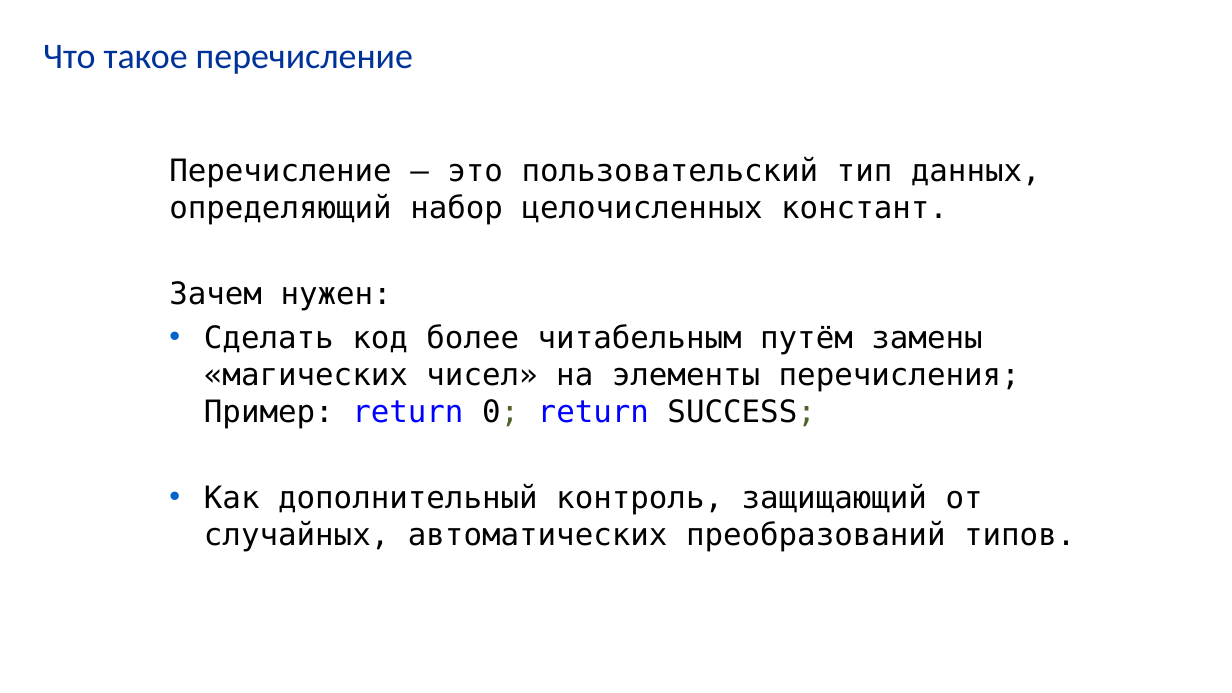
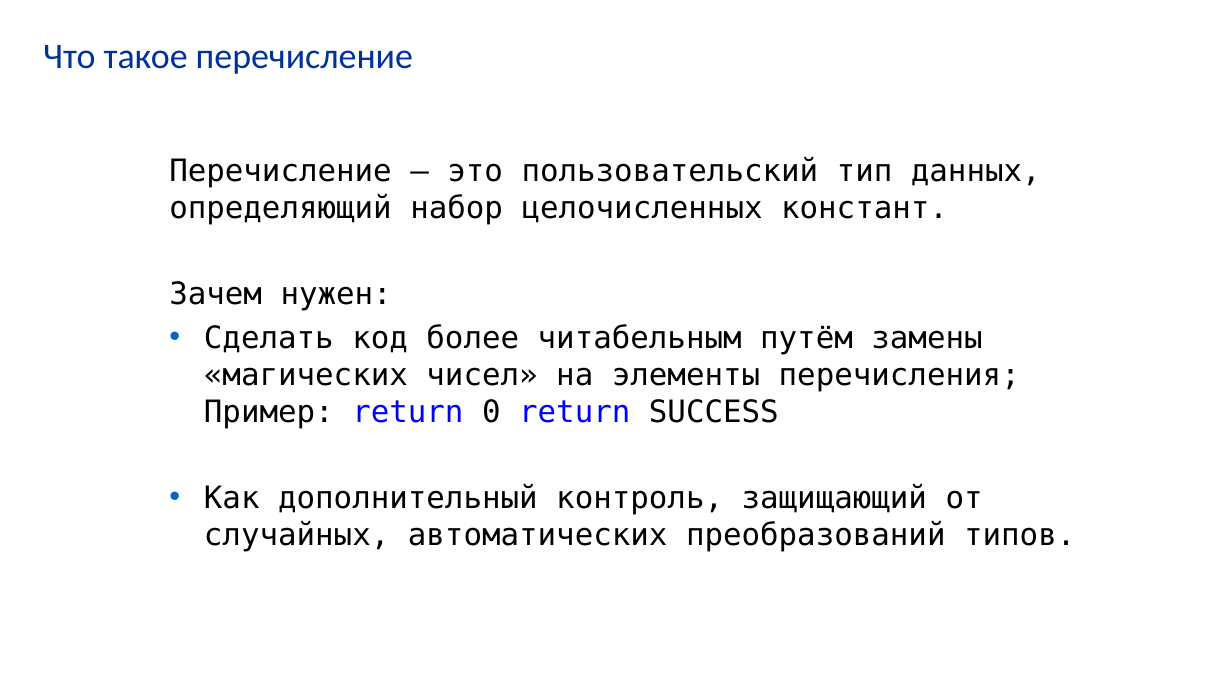
Before and after one commit to VladimirChabanov/alg_and_prog_2025, a slide deck: slide 95 of 01_lectures/lecture_06/presentation_go.pptx (slide 35 before the commit). Drawn at 1232x693 pixels with LibreOffice and Linux fonts; fonts in the diff are those of the drawing. Boxes give left, top, right and bottom in pixels: in the first picture for what was removed or moved away, otherwise in the second. Text is boxed around its words. In the diff, an @@ line names an element or a change of style, - is before the commit and + after.

```diff
--- a/01_lectures/lecture_06/presentation_go.pptx
+++ b/01_lectures/lecture_06/presentation_go.pptx
@@ text at (204,324,1020,428): text changed @@
-• Сделать код более читабельным путём замены «магических чисел» на элементы перечисления;
-  Пример: return 0; return SUCCESS;
+• Сделать код более читабельным путём замены «магических чисел» на элементы перечисления;
+  Пример: return 0 return SUCCESS
```
Also in this commit, not shown: 6 other slides changed, 77 slides added, 2 other files.
